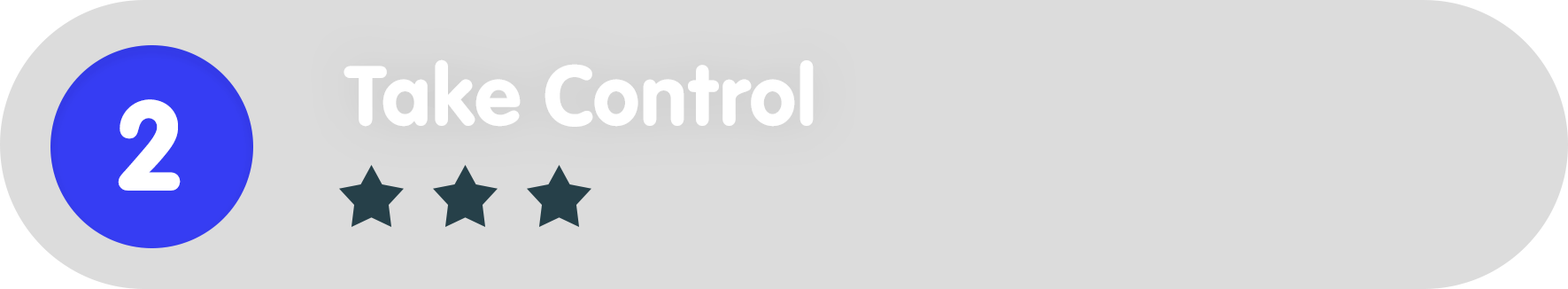
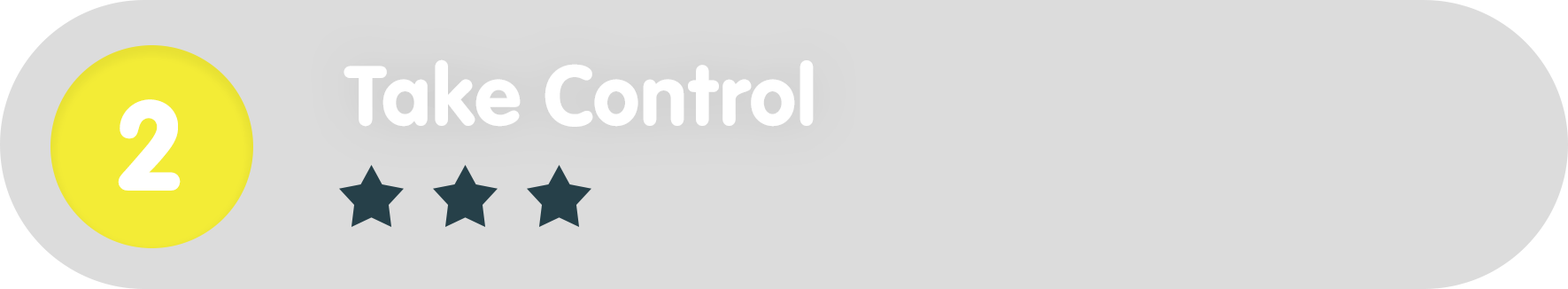
The second 1568×289 image is a revision of the first. Changes to its layers:
painted on "Ellipse_green" over [50, 45, 254, 248]
